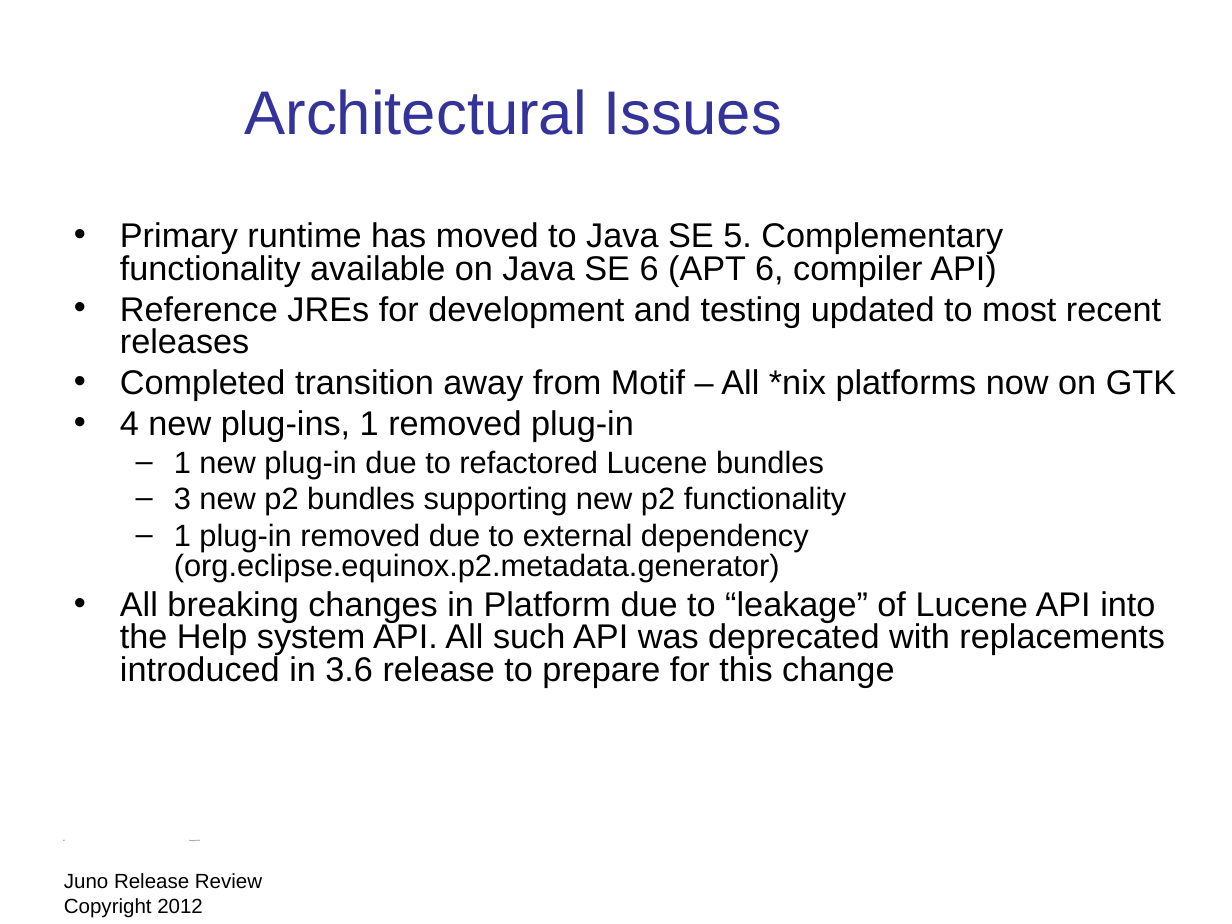
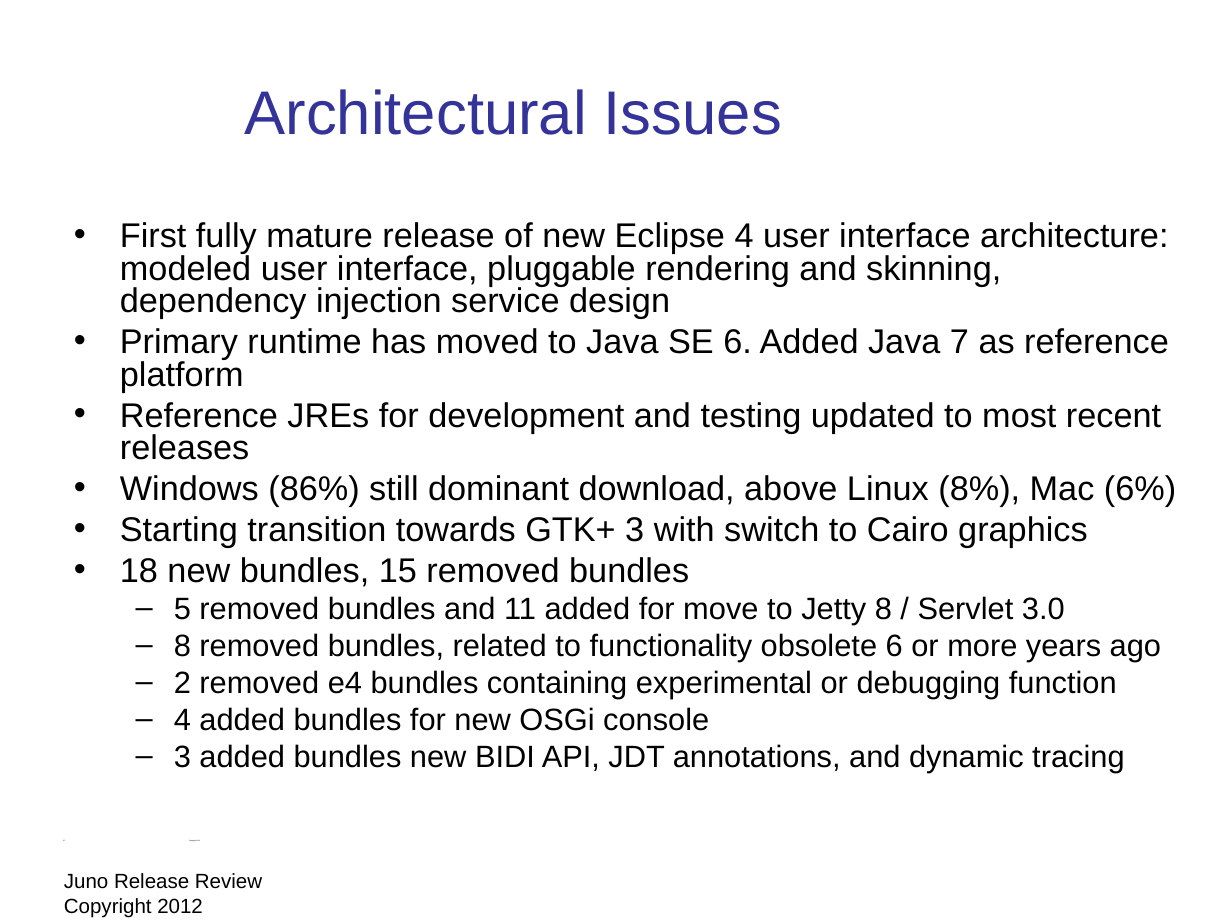
Before and after one commit to eclipse-platform/www.eclipse.org-eclipse-news, a slide deck: slide 15 of presentation/Juno-release-review/eclipse-juno-release-review.odp. Drawn at 1232x924 pixels with LibreOffice and Linux fonts; fonts in the diff are those of the drawing; background and template pictures are left out. Boxes give left, top, right and bottom in pixels: in the first picture for what was removed or moved away, otherwise in the second. Text is boxed around its words. In the diff, an @@ line names an element or a change of style, - is before the commit and + after.

Commit message:
First draft of release review

```diff
--- a/presentation/Juno-release-review/eclipse-juno-release-review.odp
+++ b/presentation/Juno-release-review/eclipse-juno-release-review.odp
@@ text at [120,222,1169,392]: text changed @@
-• Primary runtime has moved to Java SE 5. Complementary functionality available on Java SE 6 (APT 6, compiler API)
+• First fully mature release of new Eclipse 4 user interface architecture: modeled user interface, pluggable rendering and skinning, dependency injection service design
+• Primary runtime has moved to Java SE 6. Added Java 7 as reference platform
@@ text at [120,475,1176,773]: text changed; size 20 to 18 pt @@
-• Completed transition away from Motif – All *nix platforms now on GTK
-• 4 new plug-ins, 1 removed plug-in
-  – 1 new plug-in due to refactored Lucene bundles
-  – 3 new p2 bundles supporting new p2 functionality
-  – 1 plug-in removed due to external dependency (org.eclipse.equinox.p2.metadata.generator)
-• All breaking changes in Platform due to “leakage” of Lucene API into the Help system API. All such API was deprecated with replacements introduced in 3.6 release to prepare for this change
+• Windows (86%) still dominant download, above Linux (8%), Mac (6%)
+• Starting transition towards GTK+ 3 with switch to Cairo graphics
+• 18 new bundles, 15 removed bundles
+  – 5 removed bundles and 11 added for move to Jetty 8 / Servlet 3.0
+  – 8 removed bundles, related to functionality obsolete 6 or more years ago
+  – 2 removed e4 bundles containing experimental or debugging function
+  – 4 added bundles for new OSGi console
+  – 3 added bundles new BIDI API, JDT annotations, and dynamic tracing
```
Also in this commit, not shown: 20 other slides changed, 1 other file.
